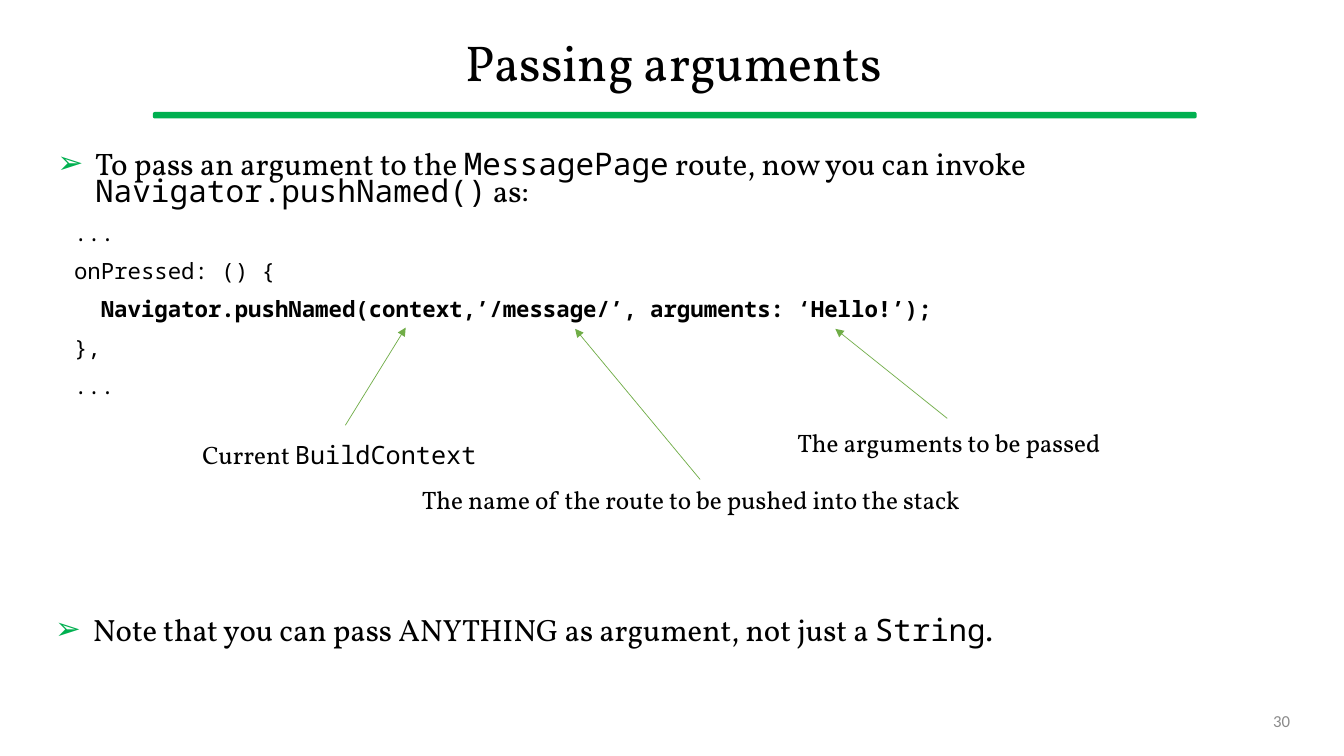
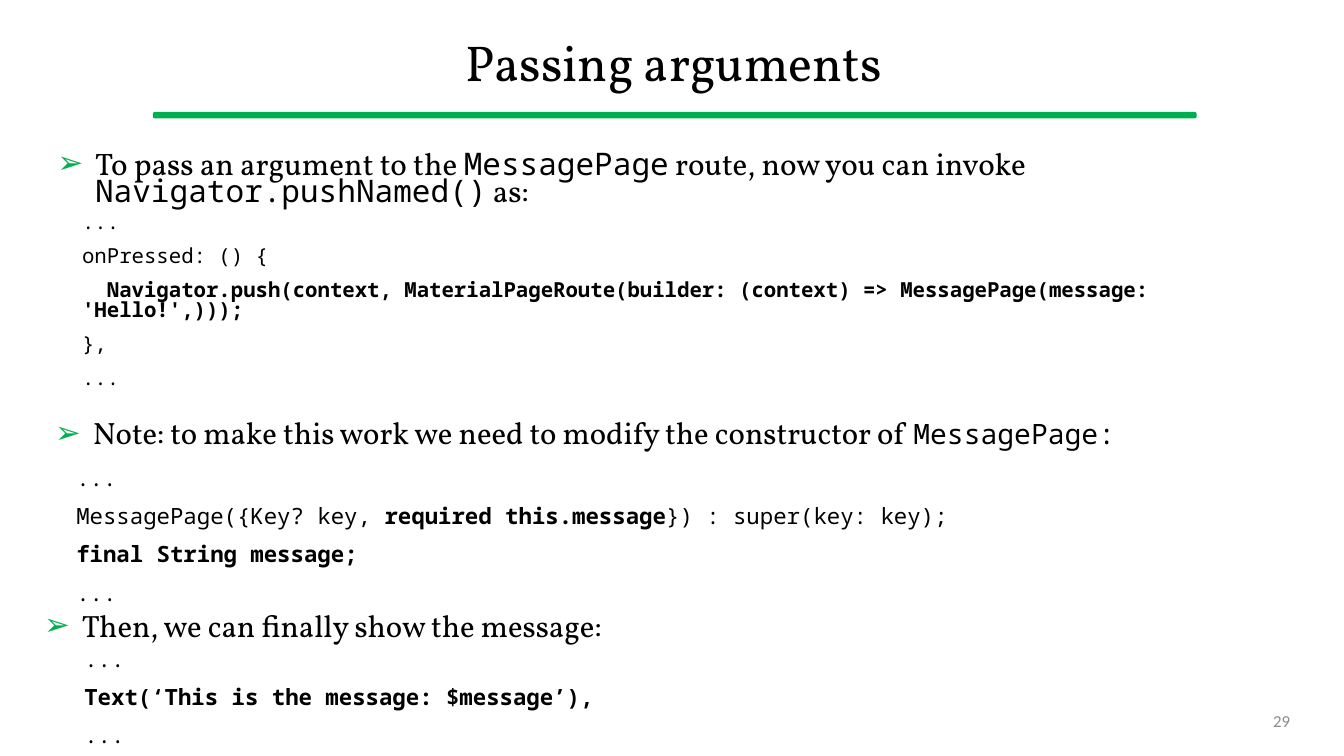
Before and after one commit to gcappon/bwthw, a slide deck: slide 29 of lab_06-navigation/lab_06-navigation.pptx (slide 30 before the commit). Drawn at 1344x756 pixels with LibreOffice and Linux fonts; fonts in the diff are those of the drawing. Boxes give left, top, right and bottom in pixels: in the first picture for what was removed or moved away, otherwise in the second. Text is boxed around its words. In the diff, an @@ line names an element or a change of style, - is before the commit and + after.

Commit message:
[master] refactored everything to unnamed routes

```diff
--- a/lab_06-navigation/lab_06-navigation.pptx
+++ b/lab_06-navigation/lab_06-navigation.pptx
@@ text "...": place and size @@
-text "..." at bbox=[74, 262, 932, 323]
+text "..." at bbox=[82, 247, 1148, 321]
@@ text at bbox=[82, 247, 206, 264]: size 16 to 14.8 pt in "...", "onPressed: () {", "},", "..."; line spacing 0.9 to 0.8 @@
@@ text at bbox=[82, 281, 1148, 321]: text changed; size 16 to 14.8 pt @@
-Navigator.pushNamed(context,’/message/’, arguments: ‘Hello!’);
+Navigator.push(context, MaterialPageRoute(builder: (context) => MessagePage(message: 'Hello!',)));
@@ arrow removed from (346, 425) to (406, 328) @@
@@ arrow removed from (701, 480) to (576, 329) @@
@@ arrow removed from (948, 418) to (836, 329) @@
@@ text added at bbox=[93, 422, 1115, 452], 22 pt, text #000000 @@
+➢ Note: to make this work we need to modify the constructor of MessagePage:
@@ text removed at bbox=[202, 445, 476, 465] @@
-Current BuildContext
@@ text removed at bbox=[797, 434, 1101, 459] @@
-The arguments to be passed
@@ text added at bbox=[76, 506, 948, 568], 16 pt, text #000000 @@
+...
+MessagePage({Key? key, required this.message}) : super(key: key);
+final String message;
+...
@@ text removed at bbox=[422, 491, 960, 515] @@
-The name of the route to be pushed into the stack
@@ text added at bbox=[82, 615, 602, 645], 22 pt, text #000000 @@
+➢ Then, we can finally show the message:
@@ text removed at bbox=[93, 617, 993, 649] @@
-➢ Note that you can pass ANYTHING as argument, not just a String.
@@ text added at bbox=[84, 687, 593, 710], 16 pt, text #000000, bold @@
+...
+Text(‘This is the message: $message’),
+...
@@ page number at bbox=[1273, 716, 1290, 727]: text changed @@
-30
+29
```
Also in this commit, not shown: 10 other slides changed, 1 slide added, 3 slides removed, 15 other files.
